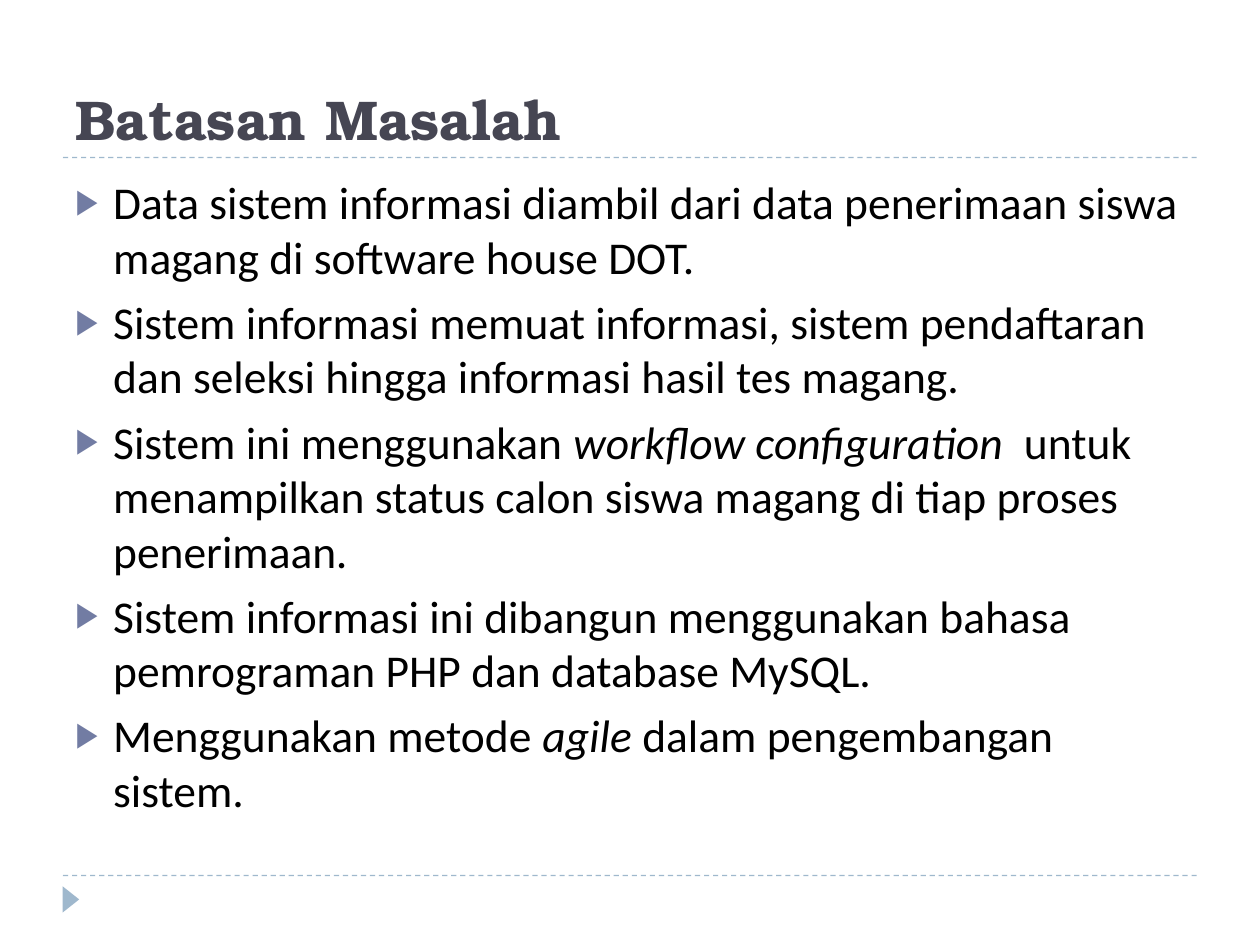
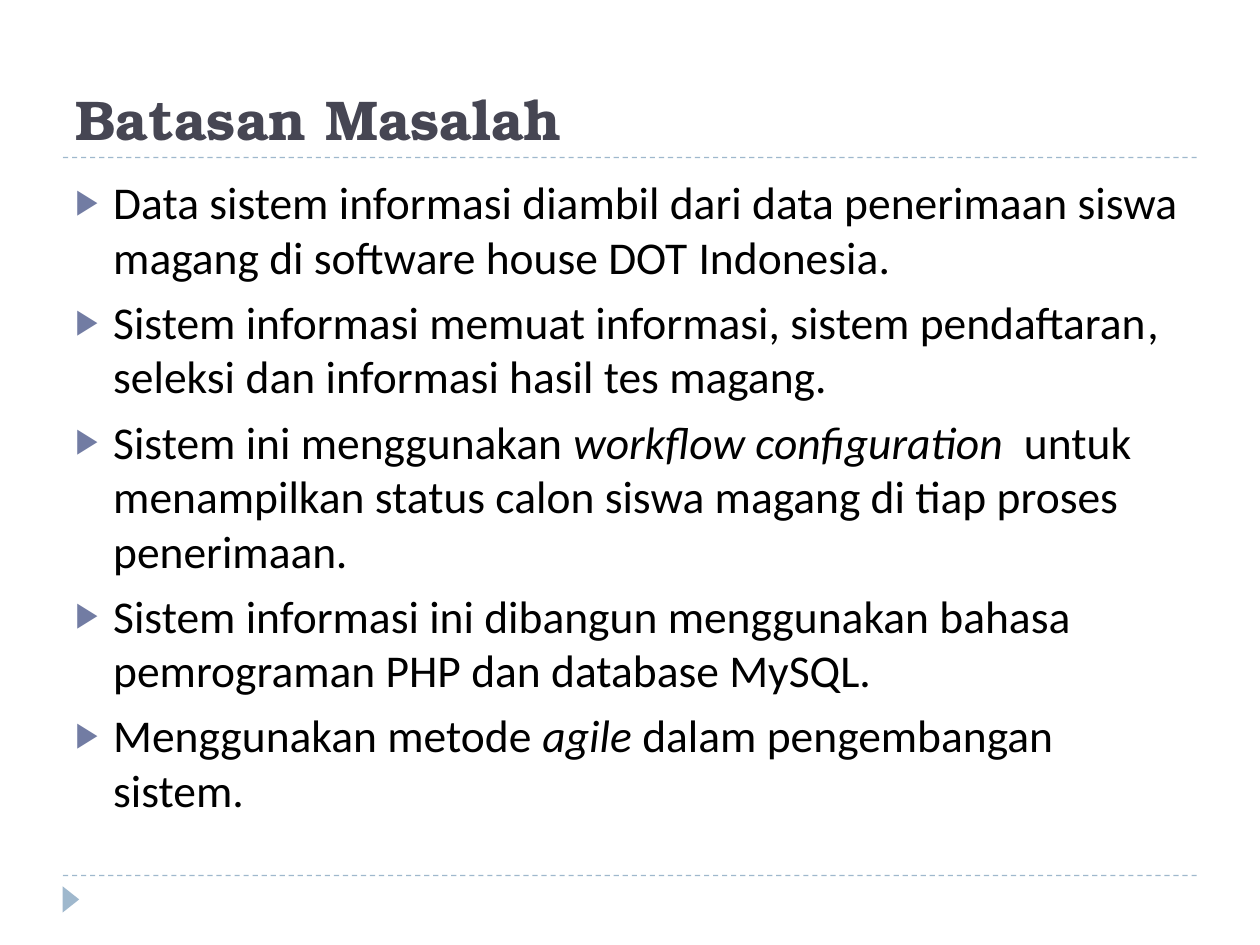
Before and after one commit to nabilarifdaaa/TugasAkhir, a slide deck: slide 6 of Presentasi Tugas Akhir.pptx. Drawn at 1260x945 pixels with LibreOffice and Linux fonts; fonts in the diff are those of the drawing. Boxes give left, top, right and bottom in pixels: in the first picture for what was removed or moved away, otherwise in the second. Text is boxed around its words. In the diff, an @@ line names an element or a change of style, - is before the commit and + after.

```diff
--- a/Presentasi Tugas Akhir.pptx
+++ b/Presentasi Tugas Akhir.pptx
@@ text at (x1=113, y1=187, x2=1178, y2=401): text changed @@
-▶ Data sistem informasi diambil dari data penerimaan siswa magang di software house DOT.
-▶ Sistem informasi memuat informasi, sistem pendaftaran dan seleksi hingga informasi hasil tes magang.
+▶ Data sistem informasi diambil dari data penerimaan siswa magang di software house DOT Indonesia.
+▶ Sistem informasi memuat informasi, sistem pendaftaran, seleksi dan informasi hasil tes magang.
```
Also in this commit, not shown: 2 other slides changed, 1 other file.
